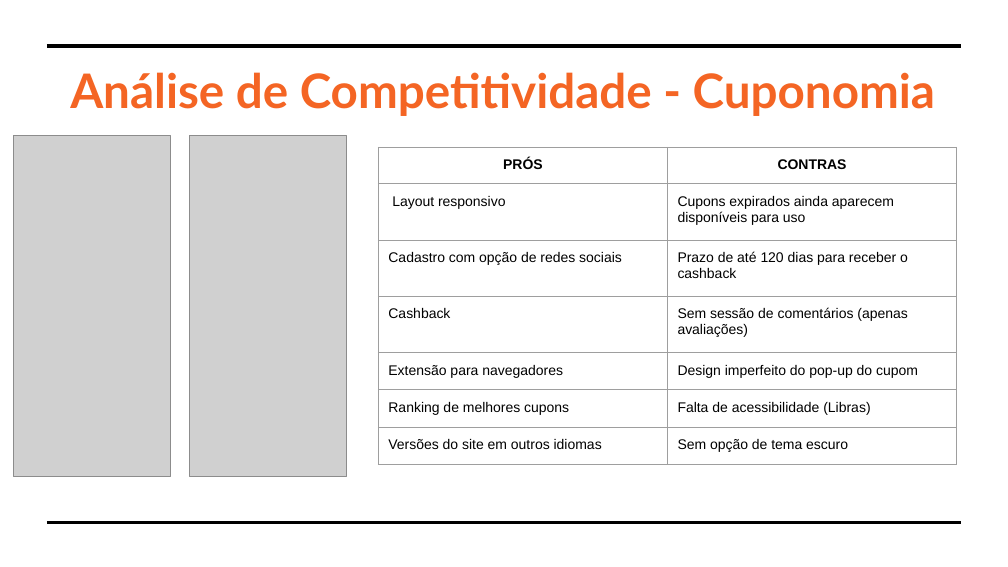
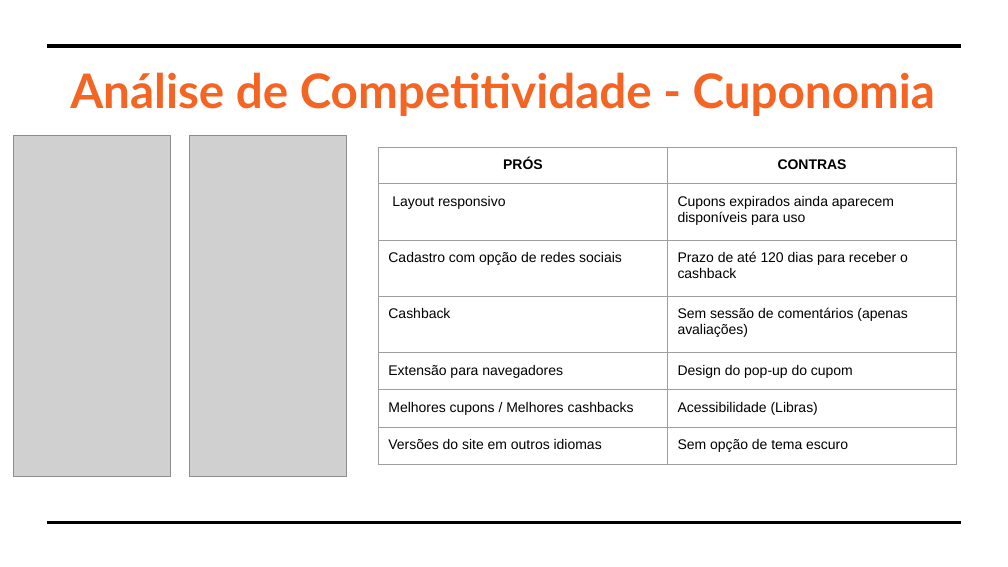
Before and after one commit to mauricio-alves/t.ex-aulas, a slide deck: slide 8 of Semana06/aula02/apresentacao t.ex.pptx (slide 9 before the commit). Drawn at 1008x567 pixels with LibreOffice and Linux fonts; fonts in the diff are those of the drawing; grey boxes stand for pictures. Boxes give left, top, right and bottom in pixels: in the first picture for what was removed or moved away, otherwise in the second. Text is boxed around its words. In the diff, an @@ line names an element or a change of style, - is before the commit and + after.

```diff
--- a/Semana06/aula02/apresentacao t.ex.pptx
+++ b/Semana06/aula02/apresentacao t.ex.pptx
@@ table at (378, 147, 957, 478) @@
-row 5, column 2: Design imperfeito do pop-up do cupom
+row 5, column 2: Design do pop-up do cupom
-row 6, column 1: Ranking de melhores cupons
+row 6, column 1: Melhores cupons / Melhores cashbacks
-row 6, column 2: Falta de acessibilidade (Libras)
+row 6, column 2: Acessibilidade (Libras)
```
Also in this commit, not shown: 5 other slides changed, 4 other files.
